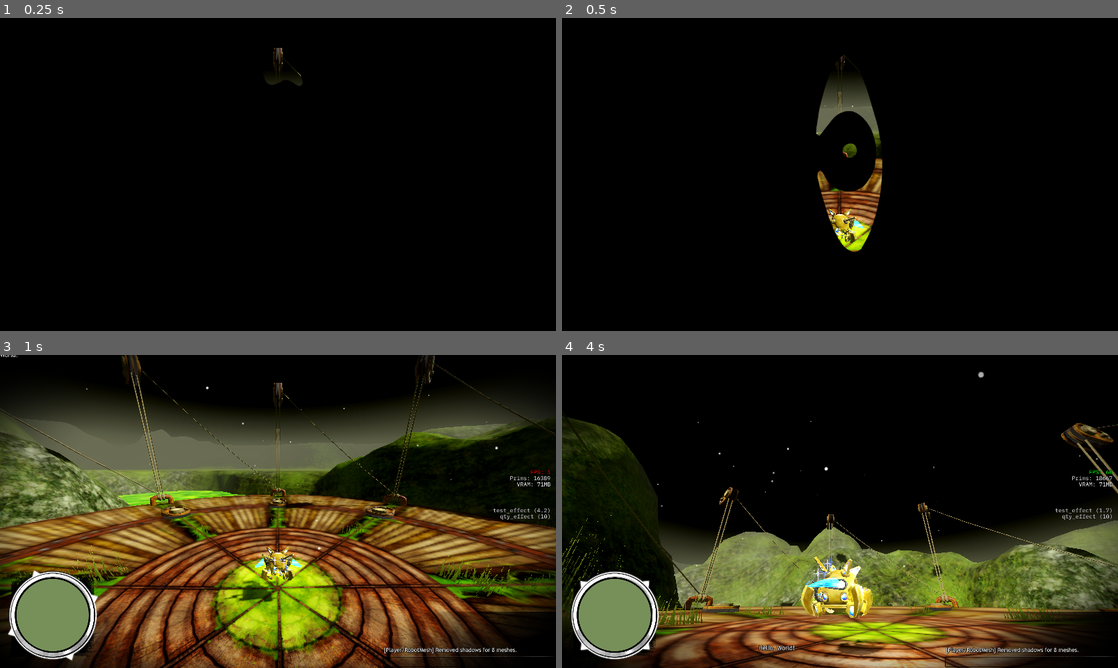
Above: before the commit, frames 1-4 (two rows, left to right).
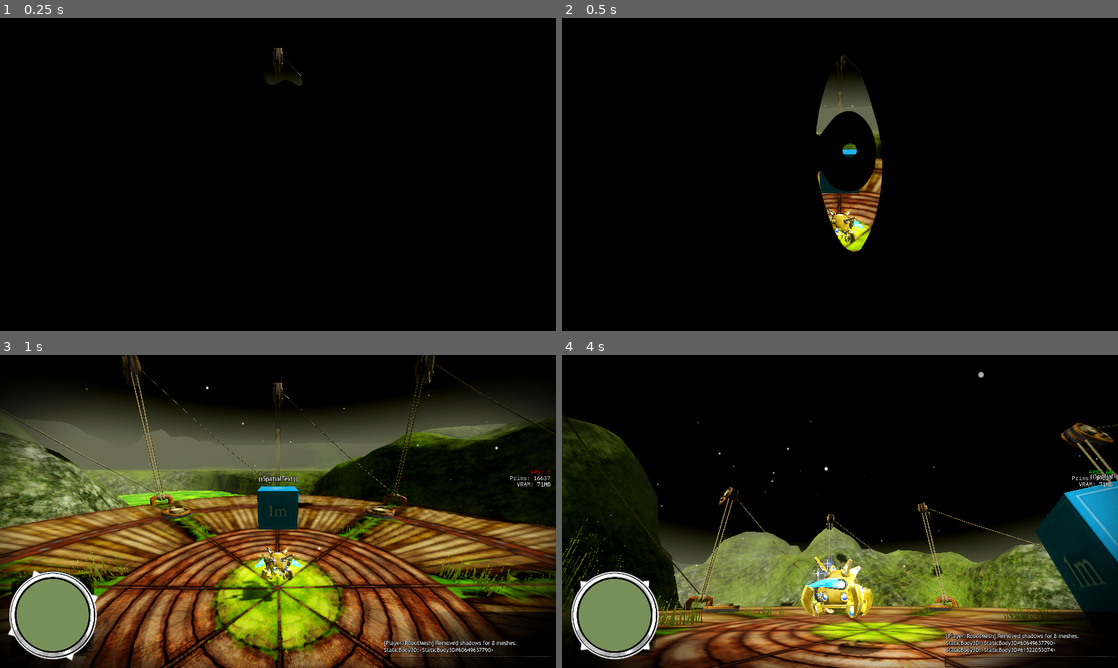
Above: after the commit, the same moments.

Repository: slyllama/dwelt
Game: Godot game, scene res://lib/shard/shard_loader/shard_loader.tscn
The game is run twice, just before and just after one commit, with the same random seed, the same clock (stepped at 60 frames per second) and the same inputs.
Inputs (mouse positions are in pixels of both pictures, inside the frame that each line leads up to):
- Up to frame 1 (0.25 s): no input
- Up to frame 2 (0.5 s): no input
- Up to frame 3 (1 s): click (467, 661) at 0.52 s; type "12" at 0.6 s
- Up to frame 4 (4 s): tap Enter (ui_accept) at 1.25 s; drag from (1084, 477) to (895, 442) at 1.27 s; drag from (1084, 514) to (812, 574) at 2.02 s; move the mouse to (895, 442) at 2.77 s; press the mouse at (895, 442) at 2.78 s; hold D (move_right) 2.78-3.5 s; tap Mouse wheel up (zoom_in) at 2.85 s; release the mouse at (895, 442) at 3.5 s; drag from (812, 574) to (673, 464) at 3.52 s

Frame 1 is identical in both runs. In frame 2, 0.2% of the frame differs, in the area x 46-54%, y 40-56%; in frame 3, 1.7%; in frame 4, 5.2%, in the area x 35-100%, y 37-96%.

Commit message:
Gadget culling and effects

Diff:
--- a/generic/materials/1m.tres
+++ b/generic/materials/1m.tres
@@ -3,5 +3,6 @@
 [ext_resource type="Texture2D" uid="uid://c8er0wmrrj08p" path="res://generic/materials/textures/1m_diff.jpg" id="1_k1xfr"]
 
 [resource]
+transparency = 1
 specular_mode = 2
 albedo_texture = ExtResource("1_k1xfr")
--- a/lib/_global/dwelt/dwelt.gd
+++ b/lib/_global/dwelt/dwelt.gd
@@ -5,5 +5,8 @@
 # References
 var camera: Camera3D
 
+# Global signal bus
+signal clicked_collision_object(object: CollisionObject3D)
+
 func _init() -> void:
 	AudioServer.set_bus_volume_linear(0, 0.0)
--- /dev/null
+++ b/lib/gadget/gadget.gd
@@ -0,0 +1,9 @@
+class_name Gadget extends CollisionObject3D
+# Base class for all gadgets
+
+@export var gadget_id := "gadget"
+
+@onready var effect_manager: EffectManager = EffectManager.new()
+
+func _ready() -> void:
+	add_child(effect_manager)
--- /dev/null
+++ b/lib/gadget/scripts/cull_handler.gd
@@ -0,0 +1,31 @@
+class_name CullHandler extends Node
+# The cull handler ensures that meshes are properly configured for fading out
+# once they reach a certain distance from the camera
+
+@export var cull_model: Node3D
+@export var cull_distance := 5.0:
+	set(_cull_distance):
+		cull_distance = _cull_distance
+		apply_cull_amounts()
+@export var cull_fade_length := 0.3:
+	set(_cull_fade_length):
+		cull_fade_length = _cull_fade_length
+		apply_cull_amounts()
+
+func get_mesh_instances() -> Array[MeshInstance3D]:
+	var mesh_instances: Array[MeshInstance3D] = []
+	if cull_model:
+		for _n: Node in Utils.get_all_children(cull_model):
+				if _n is MeshInstance3D:
+					mesh_instances.append(_n)
+	return(mesh_instances)
+
+func apply_cull_amounts() -> void:
+	for _n: MeshInstance3D in get_mesh_instances():
+		_n.visibility_range_end = cull_distance
+		_n.visibility_range_end_margin = cull_fade_length
+
+func _ready() -> void:
+	for _n: MeshInstance3D in get_mesh_instances():
+		_n.visibility_range_fade_mode = GeometryInstance3D.VISIBILITY_RANGE_FADE_SELF
+	apply_cull_amounts()
--- /dev/null
+++ b/lib/gadget/test_gadget.tscn
@@ -0,0 +1,27 @@
+[gd_scene format=3 uid="uid://xtt4ducvtj05"]
+
+[ext_resource type="Script" uid="uid://dn7ikncpdvqi1" path="res://lib/gadget/gadget.gd" id="1_2x8es"]
+[ext_resource type="PackedScene" uid="uid://bm312rugxcpdy" path="res://generic/meshes/1m.glb" id="2_chn4g"]
+[ext_resource type="Script" uid="uid://ckvoivkvssn84" path="res://lib/gadget/scripts/cull_handler.gd" id="3_qlv78"]
+[ext_resource type="PackedScene" uid="uid://divu78cudiebe" path="res://lib/ui/spatial_text/spatial_text.tscn" id="4_47ybm"]
+
+[sub_resource type="BoxShape3D" id="BoxShape3D_47ybm"]
+
+[node name="TestGadget" type="StaticBody3D" unique_id=607971673]
+script = ExtResource("1_2x8es")
+metadata/_custom_type_script = "uid://dn7ikncpdvqi1"
+
+[node name="Mesh" parent="." unique_id=341358605 instance=ExtResource("2_chn4g")]
+
+[node name="CullHandler" type="Node" parent="." unique_id=983659199 node_paths=PackedStringArray("cull_model")]
+script = ExtResource("3_qlv78")
+cull_model = NodePath("../Mesh")
+cull_distance = 10.0
+metadata/_custom_type_script = "uid://ckvoivkvssn84"
+
+[node name="SpatialText" parent="." unique_id=283445859 instance=ExtResource("4_47ybm")]
+transform = Transform3D(1, 0, 0, 0, 1, 0, 0, 0, 1, 0, 1.25, 0)
+
+[node name="Collision" type="CollisionShape3D" parent="." unique_id=1843570502]
+transform = Transform3D(1, 0, 0, 0, 1, 0, 0, 0, 1, 0, 0.5, 0)
+shape = SubResource("BoxShape3D_47ybm")
--- a/lib/player/scripts/cursor_cast.gd
+++ b/lib/player/scripts/cursor_cast.gd
@@ -3,6 +3,8 @@
 # Handles raycasting from the camera through the mouse cursor
 
 @onready var camera: Camera3D = get_parent()
+
+var current_collider: CollisionObject3D
 
 func handle_mouse_raycast() -> void:
 	var mouse_pos := get_viewport().get_mouse_position()
@@ -15,10 +17,14 @@
 
 	var intersection := space_state.intersect_ray(query)
 	if intersection:
-		pass # TODO: cursor intersection
+		current_collider = intersection.collider
+	else: current_collider = null
 
 # Only perform when a valid input event is happening
 func _input(event: InputEvent) -> void:
-	if (event is InputEventMouseMotion
-		and Input.mouse_mode == Input.MOUSE_MODE_VISIBLE):
+	if !Input.mouse_mode == Input.MOUSE_MODE_VISIBLE: return
+	if event is InputEventMouseMotion:
 		handle_mouse_raycast()
+	if Input.is_action_just_released("left_click"):
+		Utils.pdebug(str(current_collider))
+		Dwelt.clicked_collision_object.emit(current_collider)
--- a/lib/player/scripts/orbit.gd
+++ b/lib/player/scripts/orbit.gd
@@ -34,6 +34,9 @@
 		_last_click_position = get_window().get_mouse_position()
 		_eligible_to_capture = true
 	if Input.is_action_just_released("left_click"):
+		# Wait a frame before releasing the pan, so that CursorCast etc can
+		# determine whether the player is clicking without dragging
+		await get_tree().process_frame
 		_release()
 
 	if (event is InputEventMouseMotion
--- a/shards/playground/playground.gd
+++ b/shards/playground/playground.gd
@@ -2,6 +2,15 @@
 
 func _ready() -> void:
 	super()
+
+	# Populate the EffectViewer with the clicked Gadget's effects, if one was clicked
+	Dwelt.clicked_collision_object.connect(func(object: CollisionObject3D) -> void:
+		if object:
+			if object is Gadget:
+				%EffectViewer.effect_manager = object.effect_manager
+			else: %EffectViewer.effect_manager = null
+		else: %EffectViewer.effect_manager = null)
+
 	# Camera squeezes toward the player if it gets pushed up against these meshes
 	$Platform/Platform/StaticBody3D.set_collision_layer_value(2, true)
 	$Platform/Landscape/StaticBody3D.set_collision_layer_value(2, true)
--- a/shards/playground/playground.tscn
+++ b/shards/playground/playground.tscn
@@ -5,14 +5,13 @@
 [ext_resource type="Material" uid="uid://c5wup88y2e6ia" path="res://shards/playground/props/acid_pool/materials/acid_pool.tres" id="2_rfpxw"]
 [ext_resource type="FontFile" uid="uid://d0llrpm3nb6rl" path="res://generic/fonts/ibm_plex_mono.otf" id="2_rvw1y"]
 [ext_resource type="Material" uid="uid://crh4w0j6fl6vs" path="res://shards/playground/materials/grass_cobble_test.tres" id="2_tahua"]
-[ext_resource type="Script" uid="uid://dwm4elmsp1th0" path="res://lib/effect/effect_manager/effect_manager.gd" id="3_aut2g"]
 [ext_resource type="Script" uid="uid://dll8xy8txe1vr" path="res://lib/effect/effect_viewer/effect_viewer.gd" id="3_rfd7c"]
-[ext_resource type="PackedScene" uid="uid://divu78cudiebe" path="res://lib/ui/spatial_text/spatial_text.tscn" id="3_uaqr7"]
 [ext_resource type="Material" uid="uid://c3rafrkdjfvbw" path="res://shards/playground/materials/sky.tres" id="5_r4xcf"]
 [ext_resource type="ArrayMesh" uid="uid://725y7qn0jcxs" path="res://lib/shard/foliage_spawner/grass.res" id="5_t5hkx"]
 [ext_resource type="Script" uid="uid://bs2ecusdf305c" path="res://lib/shard/foliage_spawner/foliage_spawner.gd" id="6_u67vg"]
 [ext_resource type="PackedScene" uid="uid://durbwda1l1s0k" path="res://shards/playground/props/platform/platform.glb" id="11_r4xcf"]
 [ext_resource type="Texture2D" uid="uid://ba1utb3sdckqy" path="res://shards/playground/props/platform/materials/textures/dirt_decal.png" id="12_fq4iu"]
+[ext_resource type="PackedScene" uid="uid://xtt4ducvtj05" path="res://lib/gadget/test_gadget.tscn" id="14_kte83"]
 
 [sub_resource type="QuadMesh" id="QuadMesh_aut2g"]
 material = ExtResource("2_tahua")
@@ -81,7 +80,8 @@
 [node name="Shard" unique_id=1127074071 instance=ExtResource("1_nwqnf")]
 script = ExtResource("2_58tgt")
 
-[node name="EffectViewer" type="RichTextLabel" parent="HUD" parent_id_path=PackedInt32Array(717398159) index="6" unique_id=1216475495 node_paths=PackedStringArray("effect_manager")]
+[node name="EffectViewer" type="RichTextLabel" parent="HUD" parent_id_path=PackedInt32Array(717398159) index="6" unique_id=1216475495]
+unique_name_in_owner = true
 anchors_preset = 6
 anchor_left = 1.0
 anchor_top = 0.5
@@ -107,7 +107,6 @@
 horizontal_alignment = 2
 vertical_alignment = 1
 script = ExtResource("3_rfd7c")
-effect_manager = NodePath("../../EffectManager")
 metadata/_custom_type_script = "uid://dll8xy8txe1vr"
 
 [node name="Floor" parent="." index="1" unique_id=1367160262]
@@ -133,27 +132,19 @@
 instance_shader_parameters/uv_scale = 24.0
 mesh = SubResource("QuadMesh_rfpxw")
 
-[node name="EffectManager" type="Node" parent="." index="5" unique_id=496517498]
-script = ExtResource("3_aut2g")
-metadata/_custom_type_script = "uid://dwm4elmsp1th0"
-
-[node name="SpatialText" parent="." index="6" unique_id=283445859 instance=ExtResource("3_uaqr7")]
-transform = Transform3D(1, 0, 0, 0, 1, 0, 0, 0, 1, 0, 0, -2)
-text = "Hello, World!"
-
-[node name="FogTest" type="FogVolume" parent="." index="7" unique_id=792664385]
+[node name="FogTest" type="FogVolume" parent="." index="5" unique_id=792664385]
 transform = Transform3D(0.8874939, 0, 0.46081948, 0, 1, 0, -0.46081948, 0, 0.8874939, 4.2083135, 1.1234448, 6.9830904)
 size = Vector3(9.921875, 2.8651123, 5.3476563)
 shape = 0
 material = SubResource("FogMaterial_t5hkx")
 
-[node name="FogTest2" type="FogVolume" parent="." index="8" unique_id=2039181471]
+[node name="FogTest2" type="FogVolume" parent="." index="6" unique_id=2039181471]
 transform = Transform3D(0.024205297, 0, -0.9997071, 0, 1, 0, 0.9997071, 0, 0.024205297, -9.61042, 1.1234448, -1.2095625)
 size = Vector3(9.921875, 2.8651123, 5.3476563)
 shape = 0
 material = SubResource("FogMaterial_t5hkx")
 
-[node name="Grass" type="MultiMeshInstance3D" parent="." index="9" unique_id=125048527]
+[node name="Grass" type="MultiMeshInstance3D" parent="." index="7" unique_id=125048527]
 transform = Transform3D(1, 0, 0, 0, 1, 0, 0, 0, 1, 2.0229335, 0.09067559, -13.1529255)
 layers = 2
 cast_shadow = 0
@@ -170,7 +161,7 @@
 colour_1 = Color(0.028982915, 0.20619318, 2.4065375e-08, 1)
 colour_2 = Color(0.58673704, 0.7435092, 0, 1)
 
-[node name="Grass2" type="MultiMeshInstance3D" parent="." index="10" unique_id=2134664926]
+[node name="Grass2" type="MultiMeshInstance3D" parent="." index="8" unique_id=2134664926]
 transform = Transform3D(0.9244596, 0.040959682, 0.37907365, 0, 0.994213, -0.10742675, -0.38128012, 0.09931169, 0.9191097, 0.34438384, 0.43650198, -15.733524)
 layers = 2
 cast_shadow = 0
@@ -188,7 +179,7 @@
 colour_1 = Color(0.028982915, 0.20619318, 2.4065375e-08, 1)
 colour_2 = Color(0.58673704, 0.7435092, 0, 1)
 
-[node name="Grass3" type="MultiMeshInstance3D" parent="." index="11" unique_id=1993475624]
+[node name="Grass3" type="MultiMeshInstance3D" parent="." index="9" unique_id=1993475624]
 transform = Transform3D(1, 0, 0, 0, 1, 0, 0, 0, 1, -1.8331202, 0.55204284, -19.285503)
 layers = 2
 cast_shadow = 0
@@ -206,7 +197,7 @@
 colour_1 = Color(0.028982915, 0.20619318, 2.4065375e-08, 1)
 colour_2 = Color(0.58673704, 0.7435092, 0, 1)
 
-[node name="Platform" parent="." index="12" unique_id=1079043106 instance=ExtResource("11_r4xcf")]
+[node name="Platform" parent="." index="10" unique_id=1079043106 instance=ExtResource("11_r4xcf")]
 transform = Transform3D(1, 0, 0, 0, 1, 0, 0, 0, 1, 0, 0.5, 0)
 
 [node name="Decal" type="Decal" parent="Platform" index="15" unique_id=1053253109]
@@ -215,3 +206,6 @@
 size = Vector3(2.5, 0.5, 2.5)
 texture_albedo = ExtResource("12_fq4iu")
 normal_fade = 0.75
+
+[node name="TestGadget" parent="." index="11" unique_id=2141649679 instance=ExtResource("14_kte83")]
+transform = Transform3D(1, 0, 0, 0, 1, 0, 0, 0, 1, 0, 0.5, 2.5)
--- a/shards/playground/props/acid_pool/materials/acid_pool.tres
+++ b/shards/playground/props/acid_pool/materials/acid_pool.tres
@@ -24,7 +24,7 @@
 as_normal_map = true
 
 [resource]
-render_priority = 0
+render_priority = -1
 shader = ExtResource("1_hx6uf")
 shader_parameter/acid_texture = ExtResource("2_8wnaq")
 shader_parameter/noise_texture = SubResource("NoiseTexture2D_jydr7")
Not shown, added: lib/gadget/gadget.gd.uid
Not shown, added: lib/gadget/scripts/cull_handler.gd.uid
